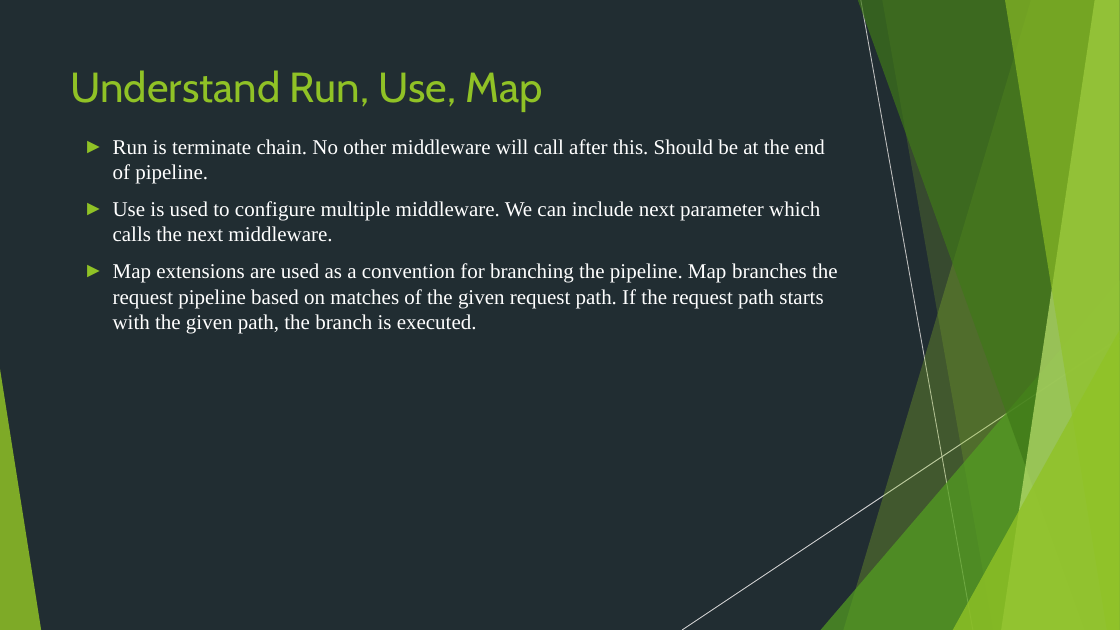
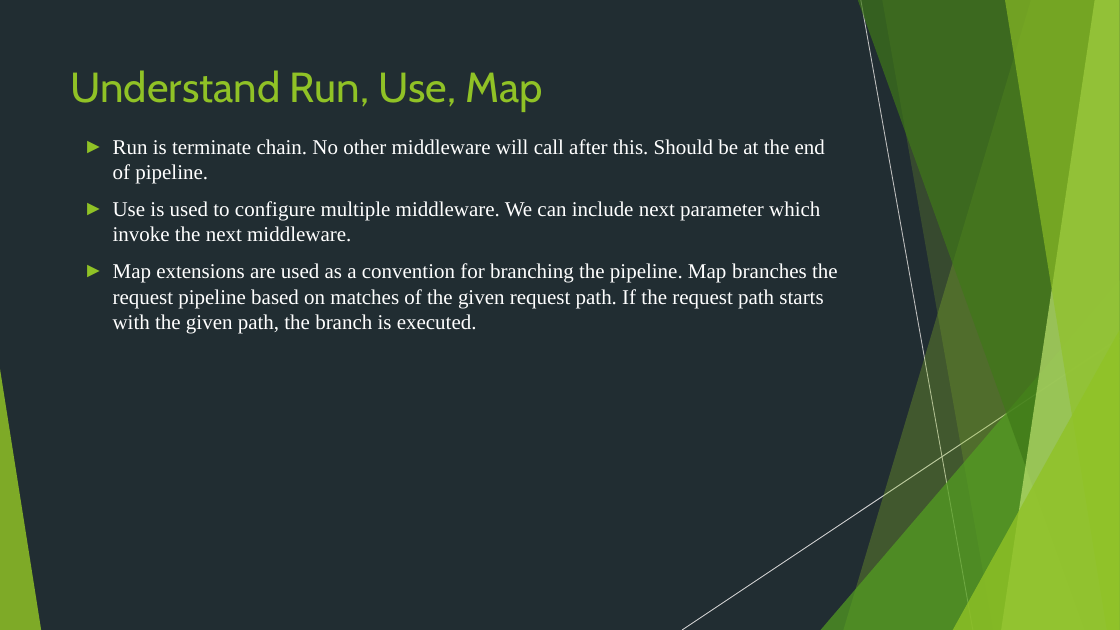
Before and after one commit to Chien-Do/Middleware-Filter, a slide deck: slide 5 of Middleware/Middleware.pptx. Drawn at 1120x630 pixels with LibreOffice and Linux fonts; fonts in the diff are those of the drawing. Boxes give left, top, right and bottom in pixels: in the first picture for what was removed or moved away, otherwise in the second. Text is boxed around its words. In the diff, an @@ line names an element or a change of style, - is before the commit and + after.

Commit message:
Update code for middleware

```diff
--- a/Middleware/Middleware.pptx
+++ b/Middleware/Middleware.pptx
@@ text at [113,201,820,242]: text changed @@
-► Use is used to configure multiple middleware. We can include next parameter which calls the next middleware.
+► Use is used to configure multiple middleware. We can include next parameter which invoke the next middleware.
```
Also in this commit, not shown: 3 other slides changed, 3 slides added, 2 slides removed, 6 other files.
